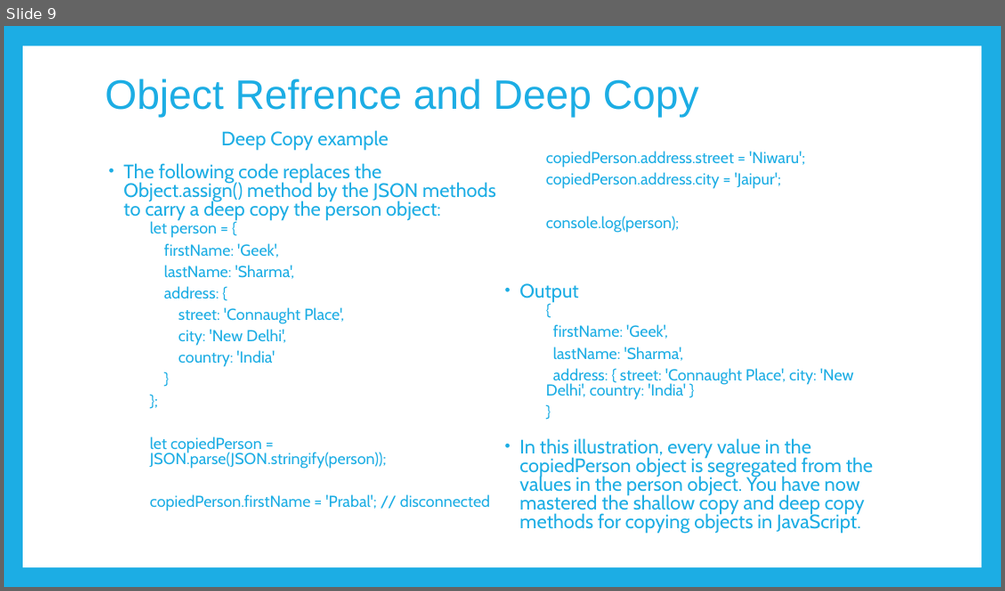
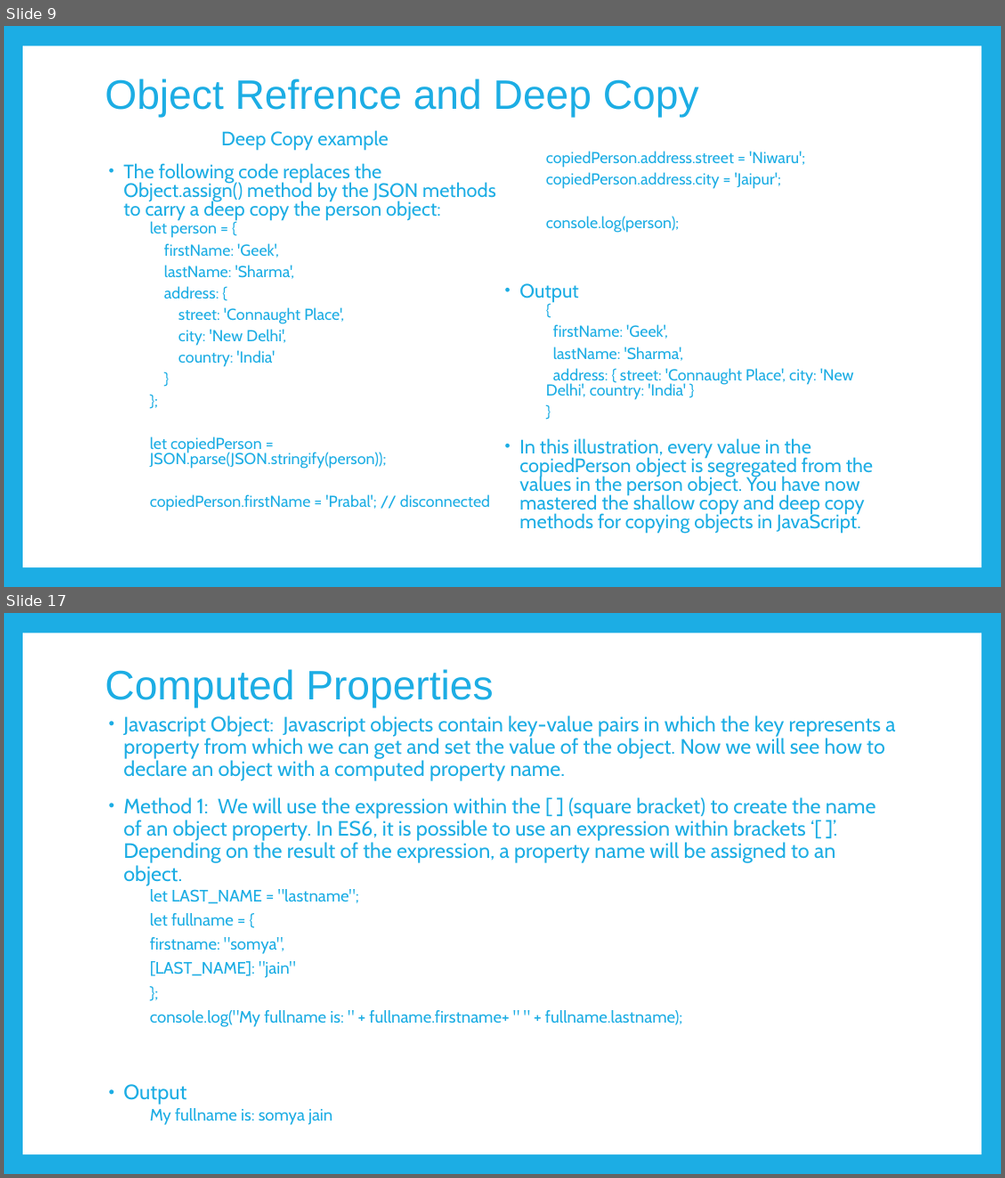
Before and after one commit to PramodJana/JavaScript, a slide deck: GFG JS Course Curriculam/Articles/006 Objects.pptx. Shown one above the other, each under a label of ours: slide 9 before the commit, slides 9 and 17 after it; the slides between them are not shown. The pictures are 1005x591 and 1005x1178 pixels, drawn with LibreOffice and Linux fonts; fonts in the diff are those of the drawing. Boxes give left, top, right and bottom in pixels: in the first picture for what was removed or moved away, otherwise in the second. Text is boxed around its words. In the diff, an @@ line names an element or a change of style, - is before the commit and + after.

```diff
--- a/GFG JS Course Curriculam/Articles/006 Objects.pptx
+++ b/GFG JS Course Curriculam/Articles/006 Objects.pptx
@@ slide 17 added at [4,613,1001,1174], background #1CADE4; not listed: 1 template element that a slide beside it also shows @@
@@ title added at [105,669,493,708], 39.6 pt, text #1CADE4 @@
+Computed Properties
@@ text added at [123,715,895,1125], 20 pt, text #1CADE4 @@
+• Javascript Object: Javascript objects contain key-value pairs in which the key represents a property from which we can get and set the value of the object. Now we will see how to declare an object with a computed property name.
+• Method 1: We will use the expression within the [ ] (square bracket) to create the name of an object property. In ES6, it is possible to use an expression within brackets ‘[ ]’. Depending on the result of the expression, a property name will be assigned to an object.
+    let LAST_NAME = "lastname";
+    let fullname = {
+    firstname: "somya",
+    [LAST_NAME]: "jain"
+    };
+    console.log("My fullname is: " + fullname.firstname+ " " + fullname.lastname);
+• Output
+    My fullname is: somya jain
```
Also in this commit, not shown: 8 other slides added, 9 slides removed.
